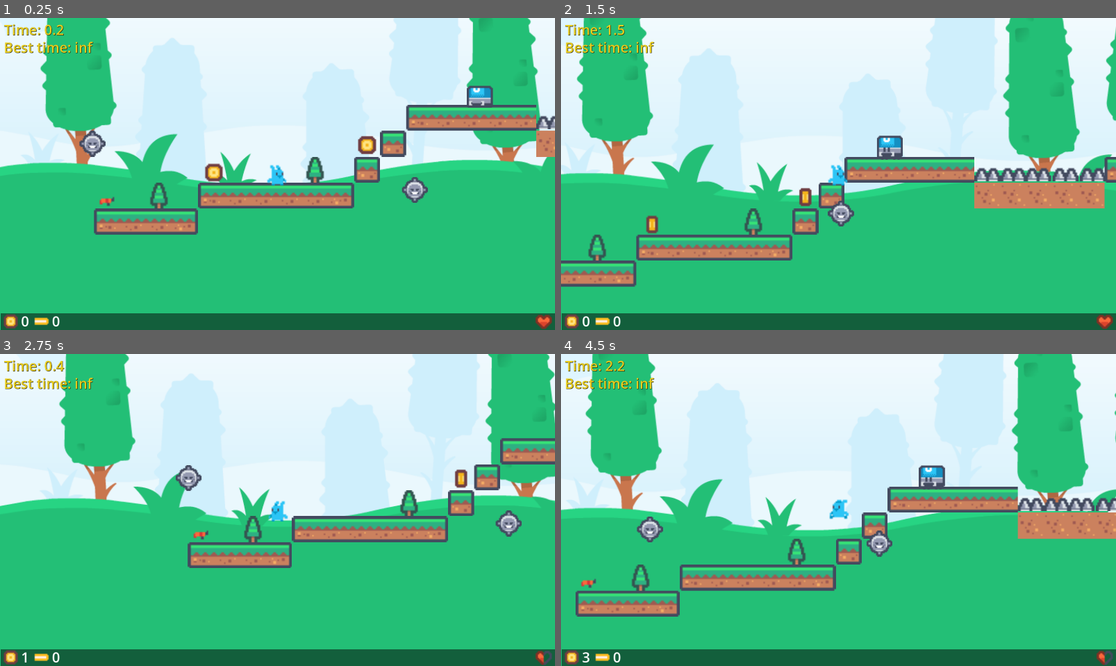
Above: before the commit, frames 1-4 (two rows, left to right).
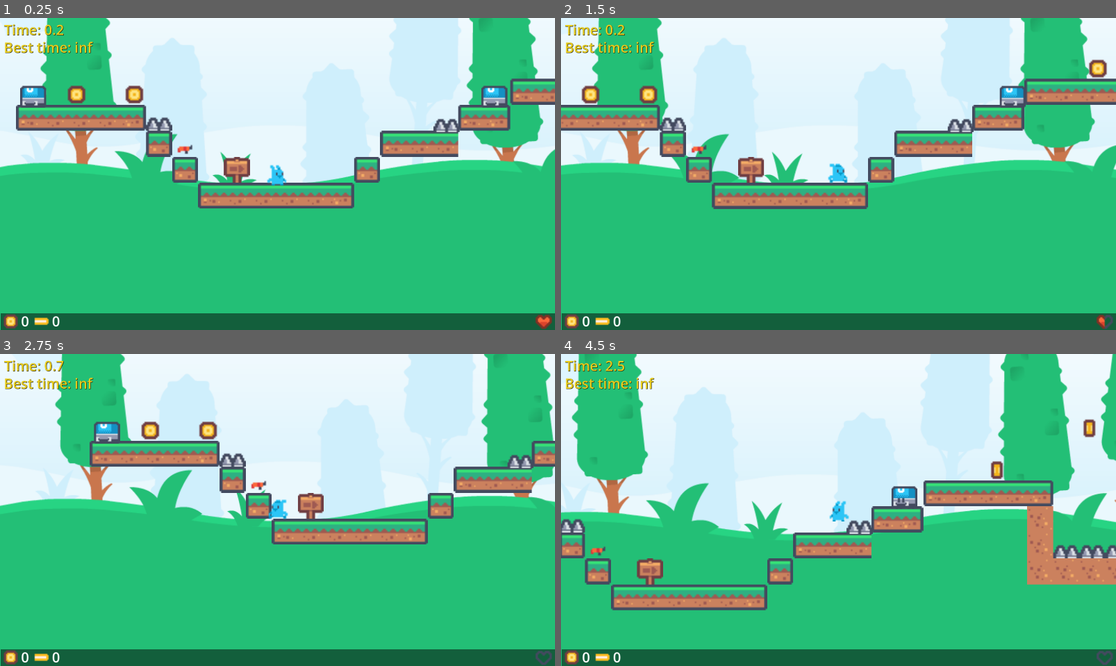
Above: after the commit, the same moments.

Repository: T-oo-T/game-development-final-project
Game: Godot game, scene res://Scenes/main.tscn
The game is run twice, just before and just after one commit, with the same random seed, the same clock (stepped at 60 frames per second) and the same inputs. The engine's default icon, where the game draws it, is replaced by a stand-in: a white triangle on a blue panel in a dark square.
Inputs:
- Up to frame 1 (0.25 s): no input
- Up to frame 2 (1.5 s): hold Right (right) from 0.53 s (still down); tap Space (shoot) at 0.6, 1.35 s; tap Up (jump) at 0.77 s
- Up to frame 3 (2.75 s): tap Up (jump) at 1.52 s; release Right (right) at 2.03 s; hold Left (left) from 2.03 s (still down); tap Space (shoot) at 2.1 s
- Up to frame 4 (4.5 s): release Left (left) at 2.78 s; hold Right (right) 2.78-4.28 s; tap Space (shoot) at 2.85, 3.6, 4.35 s; tap Up (jump) at 3.02, 3.77 s; hold Left (left) from 4.28 s (still down)

The runs differ from the first frame. In frame 1, 9.7% of the frame differs, in the area x 2-100%, y 19-70%; in frame 2, 26%, in the area x 0-100%, y 0-100%; in frame 3, 13%; in frame 4, 24%.

Commit message:
set level index

Diff:
--- a/Scripts/main.gd
+++ b/Scripts/main.gd
@@ -20,7 +20,7 @@
 # Called when the node enters the scene tree for the first time.
 func _ready() -> void:
 	current_level = null
-	current_level_index = 1
+	current_level_index = 0
 	elapsed_time = 0
 	#print(OS.get_data_dir())
 
